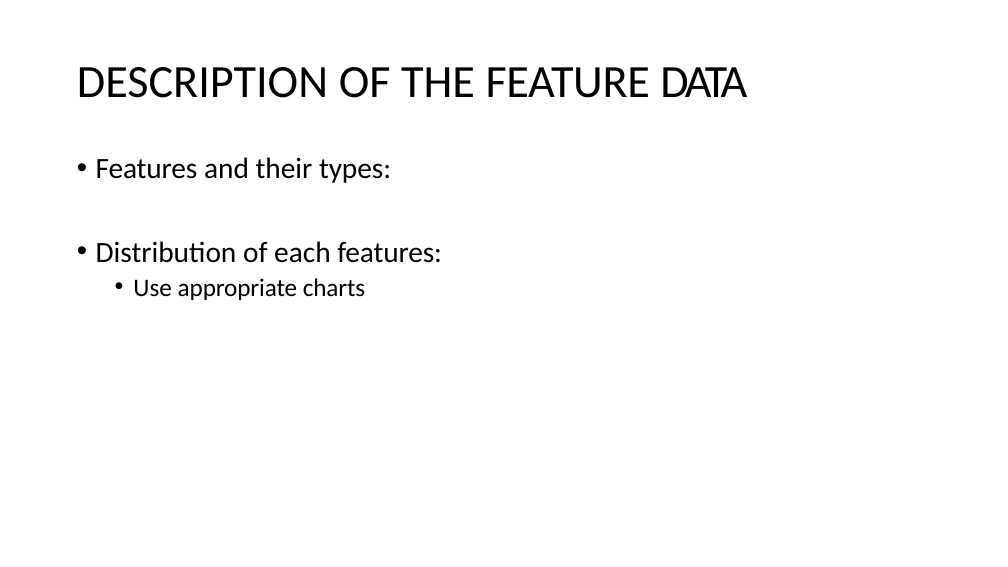
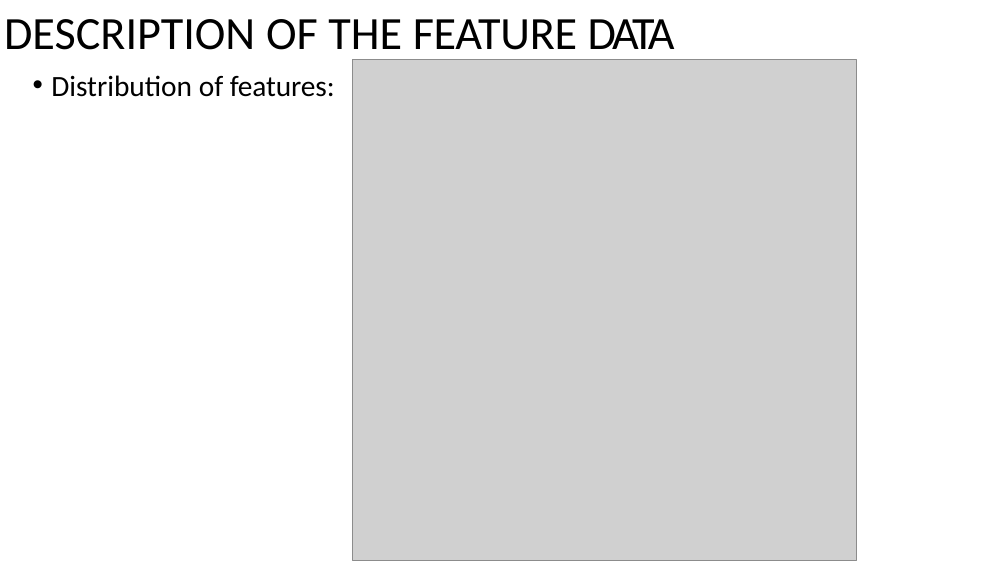
Before and after one commit to brooksschafer/cmpsML_SpaceSomethingorOther, a slide deck: slide 10 of DOC/FinalProject470_SpaceSomethingOrOther.pptx. Drawn at 1008x567 pixels with LibreOffice and Linux fonts; fonts in the diff are those of the drawing; grey boxes stand for pictures. Boxes give left, top, right and bottom in pixels: in the first picture for what was removed or moved away, otherwise in the second. Text is boxed around its words. In the diff, an @@ line names an element or a change of style, - is before the commit and + after.

```diff
--- a/DOC/FinalProject470_SpaceSomethingOrOther.pptx
+++ b/DOC/FinalProject470_SpaceSomethingOrOther.pptx
@@ title "DESCRIPTION OF THE FEATURE DATA" rewrapped from [77, 67, 747, 98] to [4, 19, 675, 60] @@
@@ text at [51, 75, 335, 97]: text changed @@
-• Features and their types:
-• Distribution of each features:
-  • Use appropriate charts
+• Distribution of features:
@@ picture added at [353, 60, 858, 560] @@
```
Also in this commit, not shown: 3 other slides changed, 2 slides added, 1 other file.
